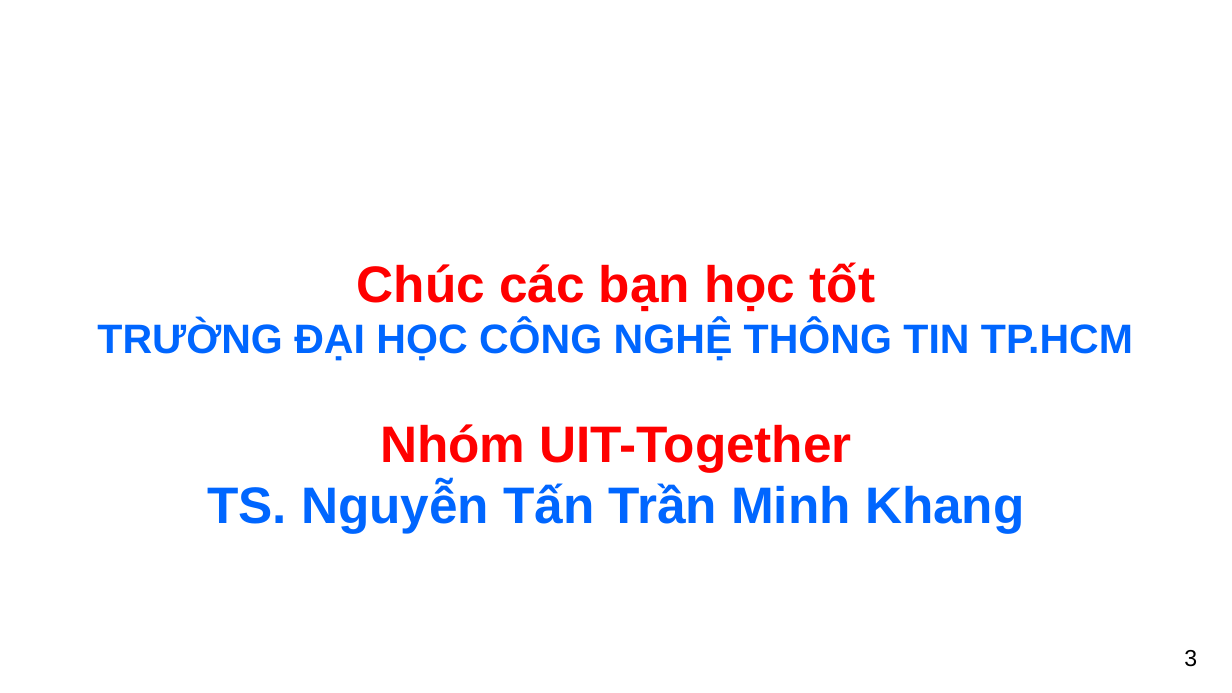
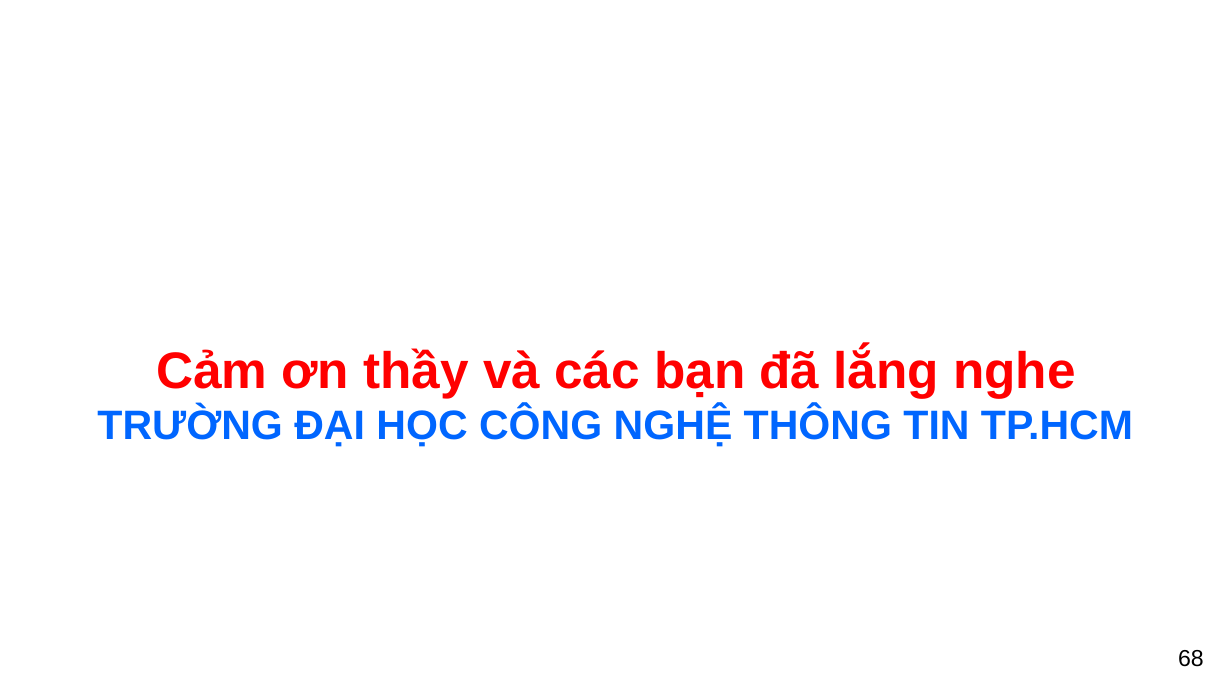
Before and after one commit to leducthanh041/DS102-DoAn, a slide deck: slide 68 of DS102-SlideReport.pptx (slide 3 before the commit). Drawn at 1232x693 pixels with LibreOffice and Linux fonts; fonts in the diff are those of the drawing; background and template pictures are left out. Boxes give left, top, right and bottom in pixels: in the first picture for what was removed or moved away, otherwise in the second. Text is boxed around its words. In the diff, an @@ line names an element or a change of style, - is before the commit and + after.

```diff
--- a/DS102-SlideReport.pptx
+++ b/DS102-SlideReport.pptx
@@ title at [97, 347, 1133, 447]: text changed; size 40 to 32 pt @@
-Chúc các bạn học tốt
-TRƯỜNG ĐẠI HỌC CÔNG NGHỆ THÔNG TIN TP.HCM
-Nhóm UIT-Together
-TS. Nguyễn Tấn Trần Minh Khang
+Cảm ơn thầy và các bạn đã lắng nghe
+TRƯỜNG ĐẠI HỌC CÔNG NGHỆ THÔNG TIN TP.HCM
@@ page number at [1178, 650, 1204, 667]: text changed @@
-3
+68
```
Also in this commit, not shown: 67 slides added, 2 slides removed, 4 other files.
